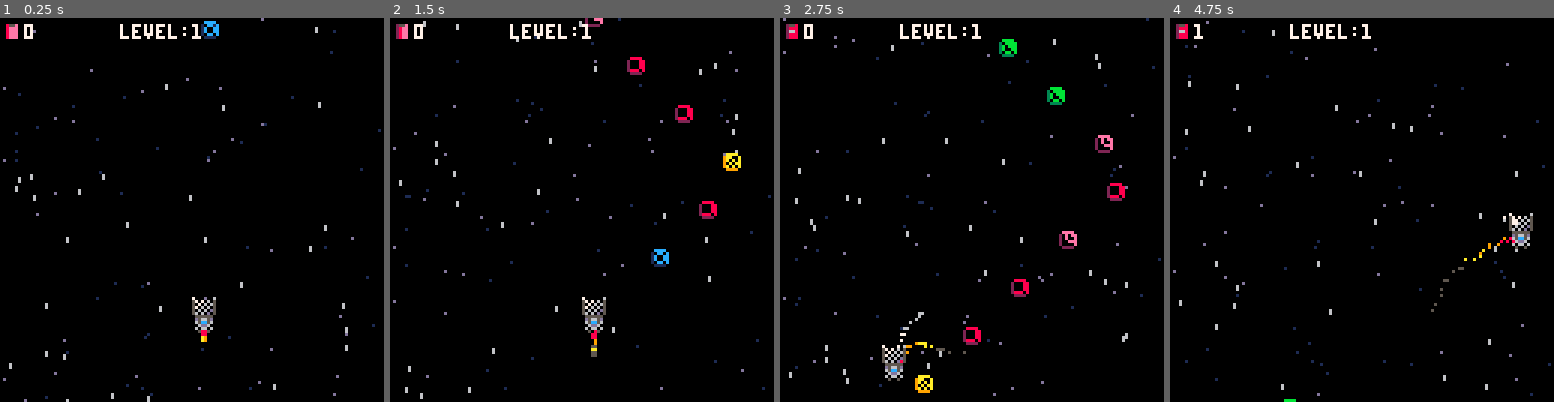
Above: before the commit, frames 1-4 (left to right).
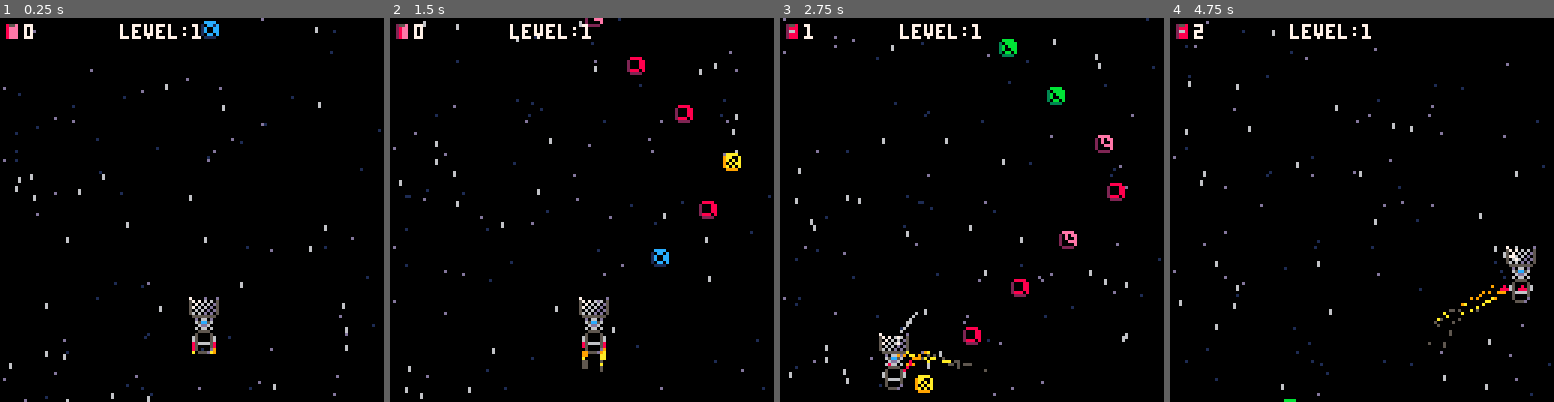
Above: after the commit, the same moments.

Repository: jacobneal65/drop-p8
Game: PICO-8 cartridge drop.p8
Two runs of this game, one before a commit and one after it. Both use one fixed random seed, a clock stepped at 60 frames per second and the inputs below.
Inputs:
- Up to frame 1 (0.25 s): no input
- Up to frame 2 (1.5 s): no input
- Up to frame 3 (2.75 s): hold Left 1.97-2.37 s; hold Down from 2.42 s (still down)
- Up to frame 4 (4.75 s): release Down at 2.82 s; hold Right 2.87-3.53 s; hold Up 3.58-4.08 s; hold Right 4.13-4.53 s; hold Down from 4.58 s (still down)

The runs differ from the first frame. In frame 1, 0.6% of the frame differs, in the area x 49-58%, y 72-88%; in frame 2, 0.7%; in frame 3, 1.1%; in frame 4, 1.4%, in the area x 6-96%, y 1-86%.

Commit message:
still normal gravity

Diff:
--- a/drop.p8
+++ b/drop.p8
@@ -1,7 +1,7 @@
 pico-8 cartridge // http://www.pico-8.com
 version 42
 __lua__
---space trash
+--comet collection
 --by olivander65
 
 function _init()
@@ -19,9 +19,9 @@
 	max_dx=3
 	max_dy=3
 	acc=0.3
-	vacc=0.4--vertical acc
+	vacc=0.3--vertical acc
 	trashs={}
-	t_spr=16
+	t_spr=64
 	t_cnt=5
 	t_itrvl=16
 	t_ybnd=128
@@ -64,12 +64,12 @@
 	p_r=false
 	p_u=false
 	p_d=false
-	p_spr=2
-
+	p_spr=3
+	p_flp=false
 	--plyr movment
 	--left/right
-	if (btn(0)) p_dx-=acc p_l=true p_spr=3 sfx(2)
-	if (btn(1)) p_dx+=acc p_r=true sfx(2) p_spr=4
+	if (btn(0)) p_dx-=acc p_l=true p_spr=4 sfx(2)
+	if (btn(1)) p_dx+=acc p_r=true sfx(2) p_spr=4 p_flp=true
 	--up/down
 	if (btn(2)) p_dy-=vacc p_u=true sfx(3)
 	if (btn(3)) p_dy+=vacc p_d=true sfx(2)
@@ -99,8 +99,14 @@
  local t_px=flr(p_x)
  local t_py=flr(p_y)
 	--rectfill(0,108,127,127,3)
-	spr(p_spr,p_x,p_y)--plyr
-	spr(1,p_x,p_y-8)--basket
+
+	--plyr
+	spr(p_spr,p_x,p_y,1,1,p_flp)
+	--catcher
+	spr(p_spr+16,p_x,p_y+8,1,1,p_flp)
+	--basket l and r
+	spr(1,p_x-4,p_y-8)
+	spr(2,p_x+4,p_y-8)
 
 	if p_l then
 		fire(p_x+6,p_y+2,0.5,0,1,2,f2c)
@@ -109,13 +115,14 @@
 	end
 
 	if p_u then
-		fire(p_x+4,p_y+4,0,0.5,2,5,f1c)
+		--fire(p_x+4,p_y+4,0,0.5,2,5,f1c)
 	elseif p_d then
 		fire(p_x+4,p_y-2,0,0,-0.5,10,f2c)
 	else
 
 	end
-	fire(t_px+4,t_py+4,0,0.5,1,10,f1c)
+	fire(t_px+1,t_py+8,0,0.5,1,10,f1c)
+	fire(t_px+7,t_py+8,0,0.5,1,10,f1c)
 
 	--trash
 	for trash in all(trashs) do
@@ -126,11 +133,34 @@
 	print(pt,8,2,7)
 	print("level:"..level,40,2,7)
 
+	--debug_bounds()
+
+	--debug
 	offst=0
 	for txt in all(debug) do
 		print(txt,10,offst,8)
 		offst+=8
 	end
+end
+
+function debug_bounds()
+
+	pbl=p_x-1
+	pbr=p_x+8
+	pbb=p_y-1
+	pbt=p_y-7
+
+	pset(p_x-1,p_y-1,8)--bl
+	pset(p_x+8,p_y-1,8)--br
+	pset(p_x-1,p_y-7,8)--tl
+	pset(p_x+8,p_y-7,8)--tr
+
+
+
+	for trash in all(trashs) do
+		pset(trash.x+4,trash.y+4,8)
+	end
+
 end
 -->8
 --trash
@@ -174,10 +204,38 @@
  		y=_i*(-t_itrvl),
  		i=i,
  		dir=_sdir,
- 		typ=_typ
+ 		typ=_typ,
  	}
  	add(trashs,trash)
  end
+end
+
+function trash_collides(trash)
+	pbl=p_x-1
+	pbr=p_x+8
+	pbb=p_y-1
+	pbt=p_y-7
+
+	tbl=trash.x+3
+	tbr=trash.x+5
+	tx={tbl,tbr}
+
+	tbt=trash.y+3
+	tbb=trash.y+5
+
+	ty={tbt,tbb}
+
+	t_c=false--trash collision
+	for i=1,2 do
+		if tx[i]<pbr and tx[i]>pbl then
+			for j=1,2 do
+				if ty[j]>pbt and ty[j]<pbb then
+					t_c=true
+				end
+			end
+		end
+	end
+	return t_c
 end
 
 function trash_update()
@@ -185,10 +243,7 @@
 		trash.y+=t_grav
 		trash.x=get_pattern_x(trash)
 		--trash captured
-		if trash.y+4>p_y-8
-		and trash.y+4<p_y
-		and trash.x+4>p_x
-		and trash.x+4<p_x+8 then
+		if trash_collides(trash) then
 			pt+=1
 			del(trashs,trash)
 			sfx(1)
Not shown, changed: 52 lines of the sprite sheet (__gfx__) section of drop.p8
